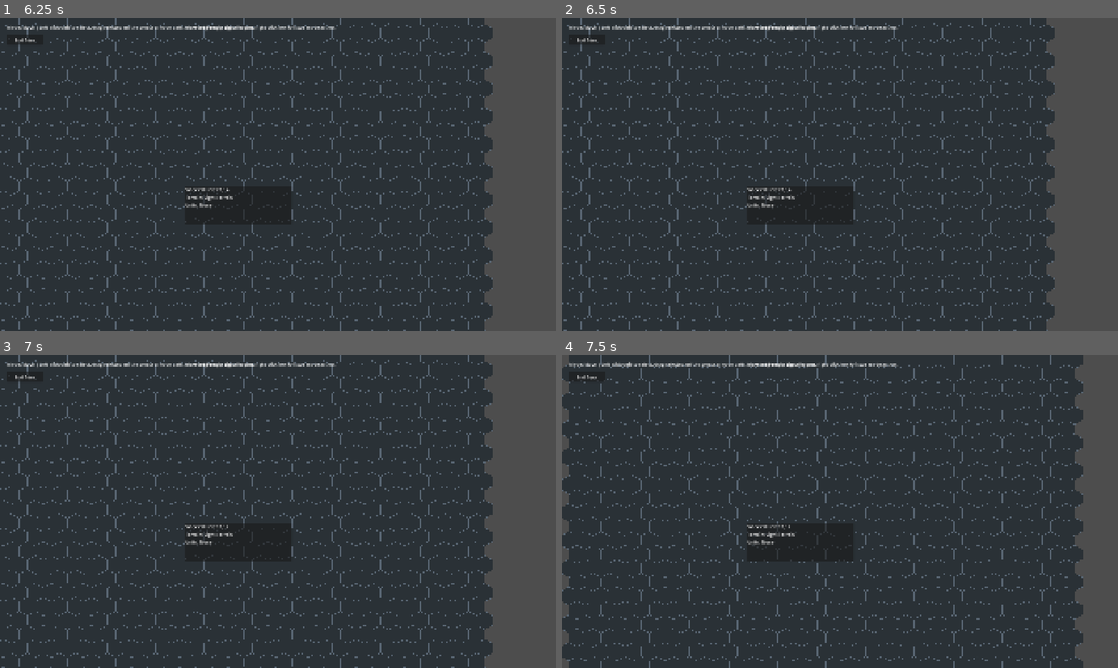
Above: before the commit, frames 1-4 (two rows, left to right).
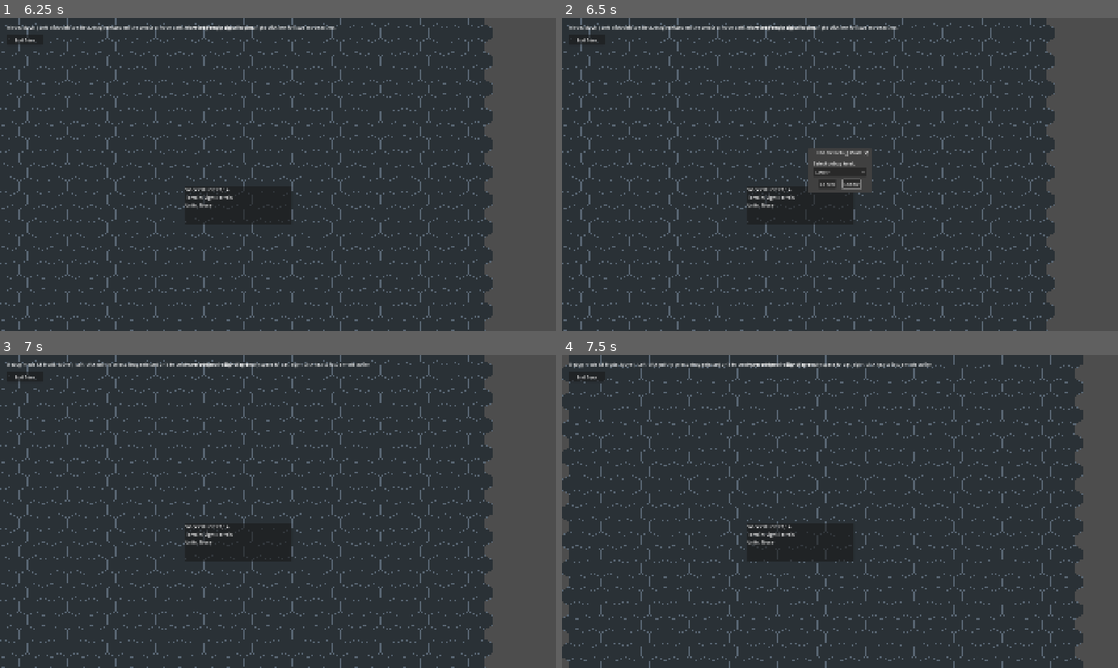
Above: after the commit, the same moments.

Repository: cpt-miche/Combat-Mission-Companion
Game: Godot game, scene res://scenes/screens/GameplayScreen.tscn
The game is run twice, just before and just after one commit, with the same random seed, the same clock (stepped at 60 frames per second) and the same inputs. This scene is started directly instead of the project's main scene.
Inputs (mouse positions are in pixels of both pictures, inside the frame that each line leads up to):
- Up to frame 1 (6.25 s): click "End Turn" at 0.5 s; click "End Turn" at 1.25 s; click "End Turn" at 2 s; tap Enter at 2.75, 4.25, 5.75 s; drag from (278, 174) to (333, 105) at 2.77 s; tap Space at 3.5, 5 s; drag from (166, 190) to (250, 237) at 3.52 s; move the mouse to (333, 105) at 4.27 s; click (333, 105) at 4.42 s; drag from (250, 237) to (111, 127) at 5.02 s; move the mouse to (444, 221) at 5.77 s; click (444, 221) at 5.92 s
- Up to frame 2 (6.5 s): tap P (debug_toggle, bound only after the commit) at 6.4 s
- Up to frame 3 (7 s): click (289, 520) at 6.5 s, where only the run after the commit has a clickable "Enable"
- Up to frame 4 (7.5 s): tap Space at 7.25 s; drag from (673, 464) to (756, 433) at 7.27 s

Frame 1 is identical in both runs. In frame 2, 0.5% of the frame differs, in the area x 44-56%, y 41-56%; in frame 3, 0.5%, in the area x 1-67%, y 2-56%; in frame 4, 0.5%.

Commit message:
Add gameplay debug mode toggle with level selection

Diff:
--- a/project.godot
+++ b/project.godot
@@ -21,3 +21,12 @@
 window/size/mode=0
 window/stretch/mode="canvas_items"
 window/stretch/aspect="expand"
+
+
+[input]
+
+debug_toggle={
+"deadzone": 0.5,
+"events": [Object(InputEventKey,"resource_local_to_scene":false,"resource_name":"","device":-1,"window_id":0,"alt_pressed":false,"shift_pressed":false,"ctrl_pressed":false,"meta_pressed":false,"pressed":false,"keycode":80,"physical_keycode":80,"key_label":80,"unicode":112,"location":0,"echo":false,"script":null)
+]
+}
--- a/scenes/screens/GameplayScreen.tscn
+++ b/scenes/screens/GameplayScreen.tscn
@@ -105,3 +105,19 @@
 layout_mode = 2
 autowrap_mode = 3
 text = "Units: None"
+
+[node name="DebugLevelDialog" type="ConfirmationDialog" parent="."]
+unique_name_in_owner = true
+title = "Enable Debug Mode"
+ok_button_text = "Enable"
+
+[node name="DebugLevelVBox" type="VBoxContainer" parent="DebugLevelDialog"]
+layout_mode = 2
+
+[node name="DebugLevelLabel" type="Label" parent="DebugLevelDialog/DebugLevelVBox"]
+layout_mode = 2
+text = "Select debug level:"
+
+[node name="DebugLevelOptionButton" type="OptionButton" parent="DebugLevelDialog/DebugLevelVBox"]
+unique_name_in_owner = true
+layout_mode = 2
--- a/scripts/core/GameState.gd
+++ b/scripts/core/GameState.gd
@@ -47,6 +47,8 @@
 var operational_ai_enabled: bool = false
 var ai_debug_enabled: bool = false
 var ai_debug_level: int = AIDebugTypes.DebugLevel.OFF
+var debug_mode_enabled: bool = false
+var debug_mode_level: int = 0
 
 func set_phase(phase: Phase) -> void:
 	if current_phase == phase:
@@ -77,7 +79,28 @@
 	operational_ai_enabled = false
 	ai_debug_enabled = false
 	ai_debug_level = AIDebugTypes.DebugLevel.OFF
+	disable_debug_mode()
 	emit_signal("phase_changed", current_phase)
+
+
+func enable_debug_mode(level: int) -> void:
+	debug_mode_level = clampi(level, 1, 3)
+	debug_mode_enabled = true
+
+func disable_debug_mode() -> void:
+	debug_mode_enabled = false
+	debug_mode_level = 0
+
+func toggle_debug_mode_with_level(level: int) -> void:
+	if debug_mode_enabled:
+		disable_debug_mode()
+		return
+	enable_debug_mode(level)
+
+func get_debug_mode_label() -> String:
+	if not debug_mode_enabled:
+		return "OFF"
+	return "L%d" % debug_mode_level
 
 func get_ai_debug_config() -> Dictionary:
 	return {
--- a/scripts/ui/gameplay/GameplayScreen.gd
+++ b/scripts/ui/gameplay/GameplayScreen.gd
@@ -30,6 +30,8 @@
 @onready var selected_hex_title_label: Label = %SelectedHexTitleLabel
 @onready var selected_hex_terrain_label: Label = %SelectedHexTerrainLabel
 @onready var selected_hex_units_label: Label = %SelectedHexUnitsLabel
+@onready var debug_level_dialog: ConfirmationDialog = %DebugLevelDialog
+@onready var debug_level_option_button: OptionButton = %DebugLevelOptionButton
 
 var _units: Dictionary = {}
 var _orders: Dictionary = {}
@@ -75,6 +77,9 @@
 	_update_order_action_panel()
 	_update_hovered_terrain_label(TerrainCatalog.default_terrain_id())
 	_refresh_selected_hex_panel(_selected_hex)
+	debug_level_dialog.confirmed.connect(_on_debug_level_confirmed)
+	debug_level_dialog.canceled.connect(_on_debug_level_canceled)
+	_configure_debug_level_options()
 
 func _process(_delta: float) -> void:
 	if _preview_recalc_due_at_msec <= 0:
@@ -83,6 +88,36 @@
 		return
 	_preview_recalc_due_at_msec = 0
 	_recalculate_preview_path()
+
+
+func _unhandled_input(event: InputEvent) -> void:
+	if event.is_action_pressed("debug_toggle"):
+		_handle_debug_toggle()
+		get_viewport().set_input_as_handled()
+
+func _configure_debug_level_options() -> void:
+	debug_level_option_button.clear()
+	debug_level_option_button.add_item("Level 1", 1)
+	debug_level_option_button.add_item("Level 2", 2)
+	debug_level_option_button.add_item("Level 3", 3)
+
+func _handle_debug_toggle() -> void:
+	if GameState.debug_mode_enabled:
+		GameState.disable_debug_mode()
+		_update_info_label("Debug mode OFF")
+		return
+	debug_level_option_button.select(0)
+	debug_level_dialog.popup_centered()
+
+func _on_debug_level_confirmed() -> void:
+	var selected_level := debug_level_option_button.get_selected_id()
+	if selected_level <= 0:
+		selected_level = 1
+	GameState.enable_debug_mode(selected_level)
+	_update_info_label("Debug mode %s" % GameState.get_debug_mode_label())
+
+func _on_debug_level_canceled() -> void:
+	_update_info_label("Debug mode unchanged (%s)" % GameState.get_debug_mode_label())
 
 func _notification(what: int) -> void:
 	if what == NOTIFICATION_RESIZED:
